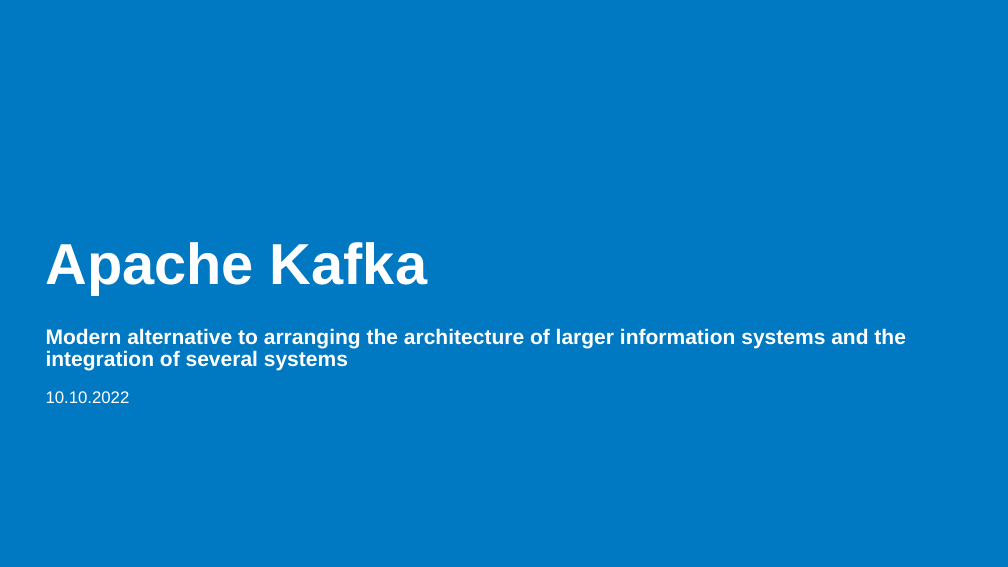
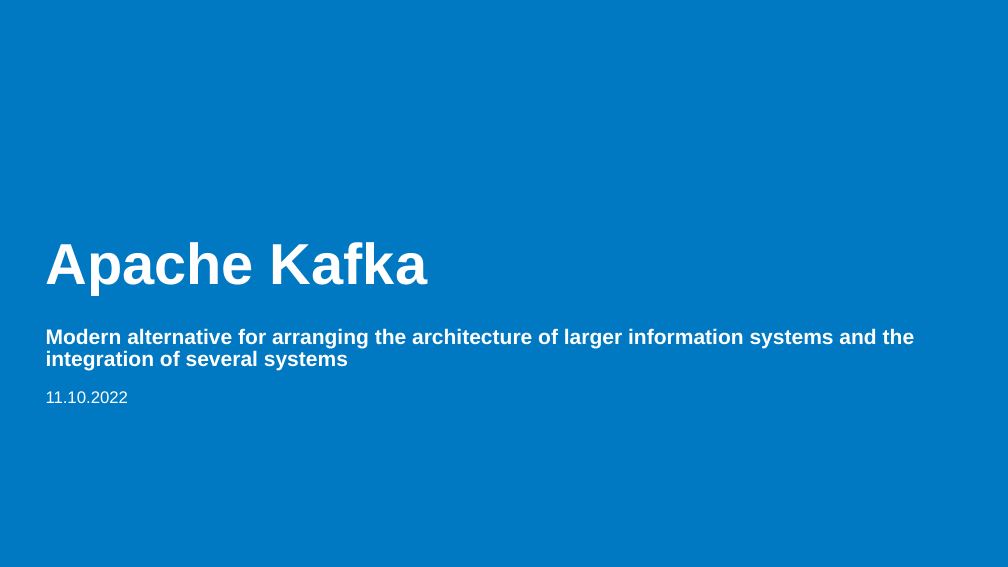
Before and after one commit to haagahelia/ohke-teknologiat, a slide deck: slide 1 of 06_ohjelmistoarkkitehtuurit_ja_patternit/ApacheKafka_DistributedEventStreamOrBroker.pptx. Drawn at 1008x567 pixels with LibreOffice and Linux fonts; fonts in the diff are those of the drawing; background and template pictures are left out. Boxes give left, top, right and bottom in pixels: in the first picture for what was removed or moved away, otherwise in the second. Text is boxed around its words. In the diff, an @@ line names an element or a change of style, - is before the commit and + after.

Commit message:
Kafka-materiaalia lisätty, samoin kolme arkkitehtuurin periaatekuvaa

```diff
--- a/06_ohjelmistoarkkitehtuurit_ja_patternit/ApacheKafka_DistributedEventStreamOrBroker.pptx
+++ b/06_ohjelmistoarkkitehtuurit_ja_patternit/ApacheKafka_DistributedEventStreamOrBroker.pptx
@@ text at (46, 328, 915, 371): text changed @@
-Modern alternative to arranging the architecture of larger information systems and the integration of several systems
+Modern alternative for arranging the architecture of larger information systems and the integration of several systems
@@ text at (46, 391, 129, 403): text changed @@
-10.10.2022
+11.10.2022
```
Also in this commit, not shown: 6 other slides changed, 2 slides added, 3 other files.
